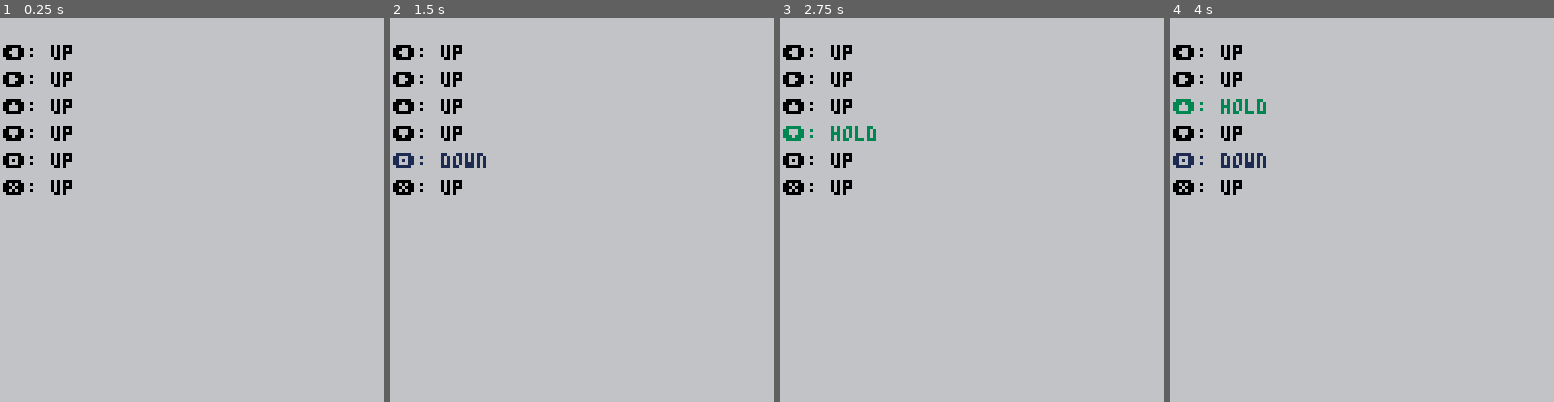
Above: before the commit, frames 1-4 (left to right).
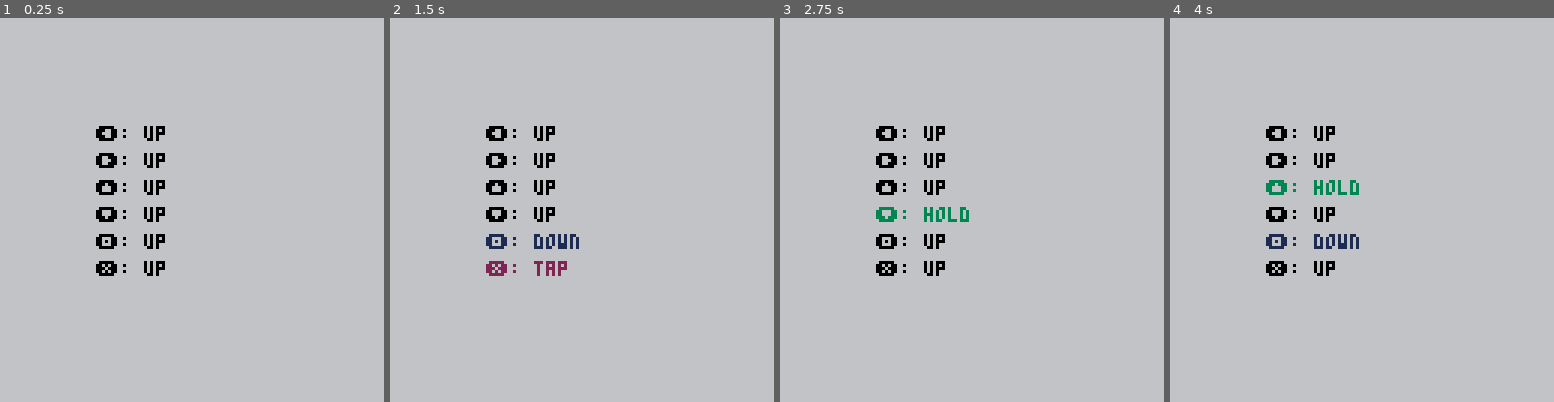
Above: after the commit, the same moments.

Repository: mysterycommand/train-jam-2019-pico-8
Game: PICO-8 cartridge carts/ctrl.p8
Two runs of this game, one before a commit and one after it. Both use one fixed random seed, a clock stepped at 60 frames per second and the inputs below.
Inputs:
- Up to frame 1 (0.25 s): no input
- Up to frame 2 (1.5 s): tap O (Z key) at 0.33, 0.7, 1.43 s; tap X (X key) at 1.07 s
- Up to frame 3 (2.75 s): hold Left 1.97-2.37 s; tap X (X key) at 2.07, 2.4, 2.73 s; tap O (Z key) at 2.22 s; hold Down from 2.42 s (still down)
- Up to frame 4 (4 s): release Down at 2.82 s; hold Right 2.87-3.53 s; tap X (X key) at 3.07, 3.4, 3.73 s; tap O (Z key) at 3.1, 3.98 s; hold Up from 3.58 s (still down)

The runs differ from the first frame. In frame 1, 3.4% of the frame differs, in the area x 0-43%, y 7-68%; in frame 2, 3.7%; in frame 3, 3.6%; in frame 4, 3.9%, in the area x 0-50%, y 7-68%.

Commit message:
feat: now each display string 'cools'

Diff:
--- a/carts/ctrl.p8
+++ b/carts/ctrl.p8
@@ -24,54 +24,52 @@
   dbl_tap_and_hold = 6,
 }
 
-state_labels = {}
-state_labels[btn_states.up] = "up"
-state_labels[btn_states.down] = "down"
-state_labels[btn_states.tap] = "tap"
-state_labels[btn_states.hold] = "hold"
-state_labels[btn_states.tap_and_hold] = "tap and hold"
-state_labels[btn_states.dbl_tap] = "double tap"
-state_labels[btn_states.dbl_tap_and_hold] = "double tap and hold"
+state_labels = {
+  [btn_states.up] = "up",
+  [btn_states.down] = "down",
+  [btn_states.tap] = "tap",
+  [btn_states.hold] = "hold",
+  [btn_states.tap_and_hold] = "tap and hold",
+  [btn_states.dbl_tap] = "double tap",
+  [btn_states.dbl_tap_and_hold] = "double tap and hold",
+}
 
-btns = {}
-btns[left]  = { label = "\x8b", state = btn_states.up, history = "" }
-btns[right] = { label = "\x91", state = btn_states.up, history = "" }
-btns[up]    = { label = "\x94", state = btn_states.up, history = "" }
-btns[down]  = { label = "\x83", state = btn_states.up, history = "" }
-btns[fire1] = { label = "\x8e", state = btn_states.up, history = "" }
-btns[fire2] = { label = "\x97", state = btn_states.up, history = "" }
+btns = {
+  [left]  = { label = "\x8b", state = btn_states.up, history = "" },
+  [right] = { label = "\x91", state = btn_states.up, history = "" },
+  [up]    = { label = "\x94", state = btn_states.up, history = "" },
+  [down]  = { label = "\x83", state = btn_states.up, history = "" },
+  [fire1] = { label = "\x8e", state = btn_states.up, history = "" },
+  [fire2] = { label = "\x97", state = btn_states.up, history = "" },
+}
 
-tap = {}
-tap["01"] = true
+tap = { ["01"] = true }
+hold = { ["111111"] = true }
 
-hold = {}
-hold["111111"] = true
+tap_and_holds = {
+  ["111112"] = true,
+  ["111102"] = true,
+}
 
-tap_and_holds = {}
-tap_and_holds["111112"] = true
-tap_and_holds["111102"] = true
+dbl_taps = {
+  ["201201"] = true,
+  ["201120"] = true,
+  ["201102"] = true,
+  ["201112"] = true,
+}
 
-dbl_taps = {}
-dbl_taps["201201"] = true
-dbl_taps["201120"] = true
-dbl_taps["201102"] = true
-dbl_taps["201112"] = true
+dbl_tap_and_holds = {
+  ["111115"] = true,
+  ["111105"] = true,
+}
 
-dbl_tap_and_holds = {}
-dbl_tap_and_holds["111115"] = true
-dbl_tap_and_holds["111105"] = true
+strs = {}
 
--- something for later
--- if (costatus(co) != "dead") coresume(co)
--- if (btn(right, 0)) coresume(co, true)
-co = cocreate(function(die)
-  while true do
-    die = yield()
-    if (die) return
-
-    print("hi", 64, 64, black)
+function init_strs()
+  for btn_id in all(btn_ids) do
+    strs[btn_id + 1] = { duration = 0, state = 0 }
   end
-end)
+end
 
 function push_state(btn_id, btn_state)
   btns[btn_id].history = btns[btn_id].state .. btns[btn_id].history
@@ -115,30 +113,50 @@
   end
 end
 
-cooling = {}
+function build_strs()
+  for i,btn_id in pairs(btn_ids) do
+    local state = btns[btn_id].state
+    local btn_label = btns[btn_id].label
+    local state_label = state_labels[state]
+
+    local color = state
+    if (state == light_gray) color = state + 1
+
+    local duration = 1
+    if (state == btn_states.tap or state == btn_states.dbl_tap) duration = 12
+
+    local str = {
+      text = btn_label .. ": " .. state_label,
+      x = 0,
+      y = (i - 1) * 9,
+      color = color,
+      duration = duration,
+      state = state
+    }
+
+    local has_cooled = strs[btn_id + 1].duration <= 0
+    local is_override = state > strs[btn_id + 1].state
+    if (has_cooled or is_override) strs[btn_id + 1] = str
+  end
+end
+
+function draw_strs(x, y)
+  for str in all(strs) do
+    str.duration -= 1
+    print(str.text, x + str.x, y + str.y, str.color)
+  end
+end
 
 function _init()
+  init_strs()
 end
 
 function _update()
   query_btns(0)
+  build_strs()
 end
 
 function _draw()
   cls(light_gray)
-  -- print(time(), 1, 1, black)
-
-  for i,btn_id in pairs(btn_ids) do
-    local state = btns[btn_id].state
-    local btn_label = btns[btn_id].label
-    local state_label = state_labels[state]
-    local color = state
-
-    if (state == light_gray) color = state + 1
-    print(btn_label .. ": " .. state_label, 1, i * 9, color)
-  end
-
-  for co in all(cooling) do
-    if (not coresume(co)) del(cooling, co)
-  end
+  draw_strs(32, 36)
 end
Not shown, changed: config.txt
Not shown, changed: log.txt
